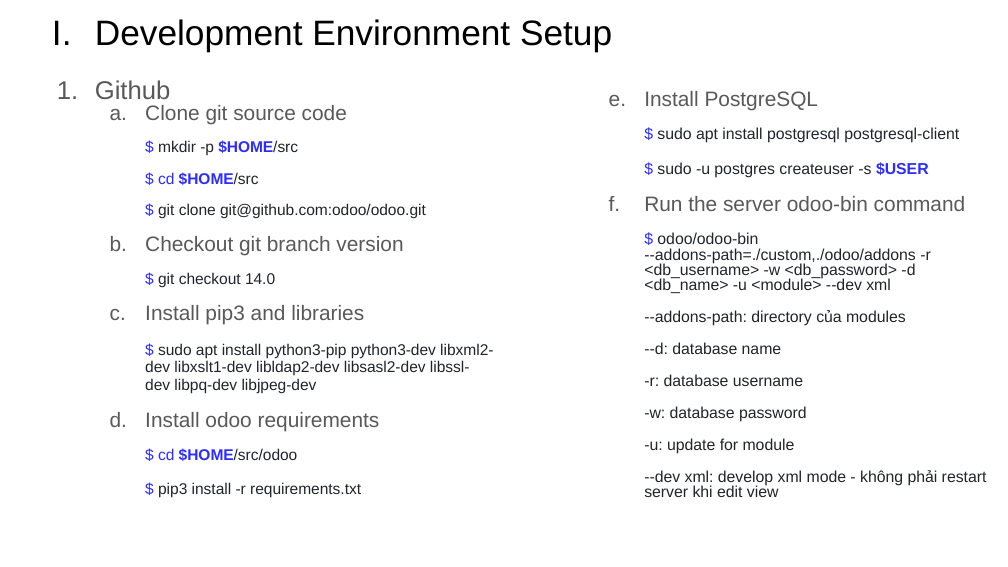
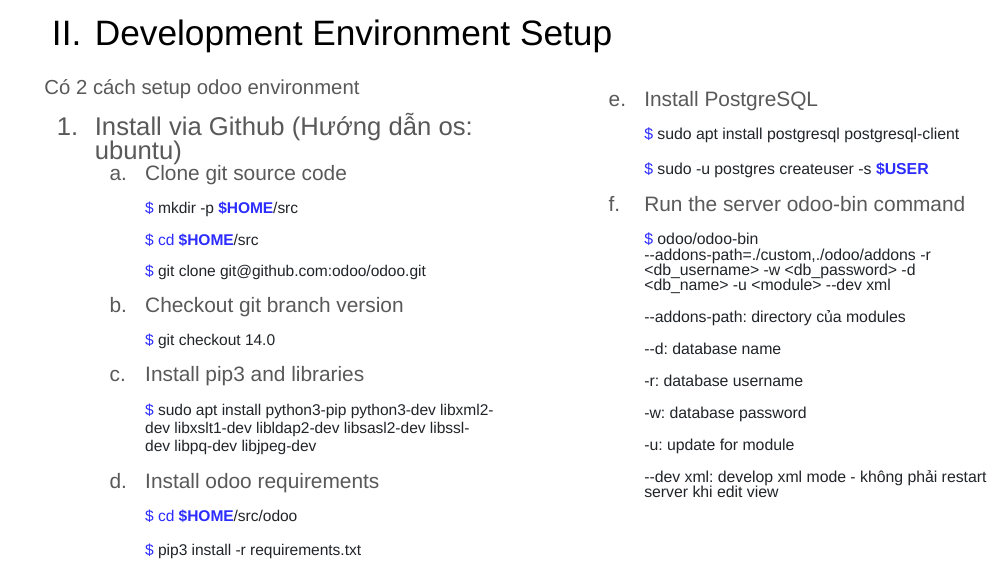
Before and after one commit to pythonology-jp/odoo-tutorial, a slide deck: slide 3 of Odoo Tutorial.pptx (slide 2 before the commit). Drawn at 1008x567 pixels with LibreOffice and Linux fonts; fonts in the diff are those of the drawing. Boxes give left, top, right and bottom in pixels: in the first picture for what was removed or moved away, otherwise in the second. Text is boxed around its words. In the diff, an @@ line names an element or a change of style, - is before the commit and + after.

Commit message:
add odoo tutorial

```diff
--- a/Odoo Tutorial.pptx
+++ b/Odoo Tutorial.pptx
@@ text at (x1=44, y1=79, x2=473, y2=166): text changed @@
-1. Github
+Có 2 cách setup odoo environment
+1. Install via Github (Hướng dẫn os: ubuntu)
```
Also in this commit, not shown: 3 other slides changed, 2 slides added.
